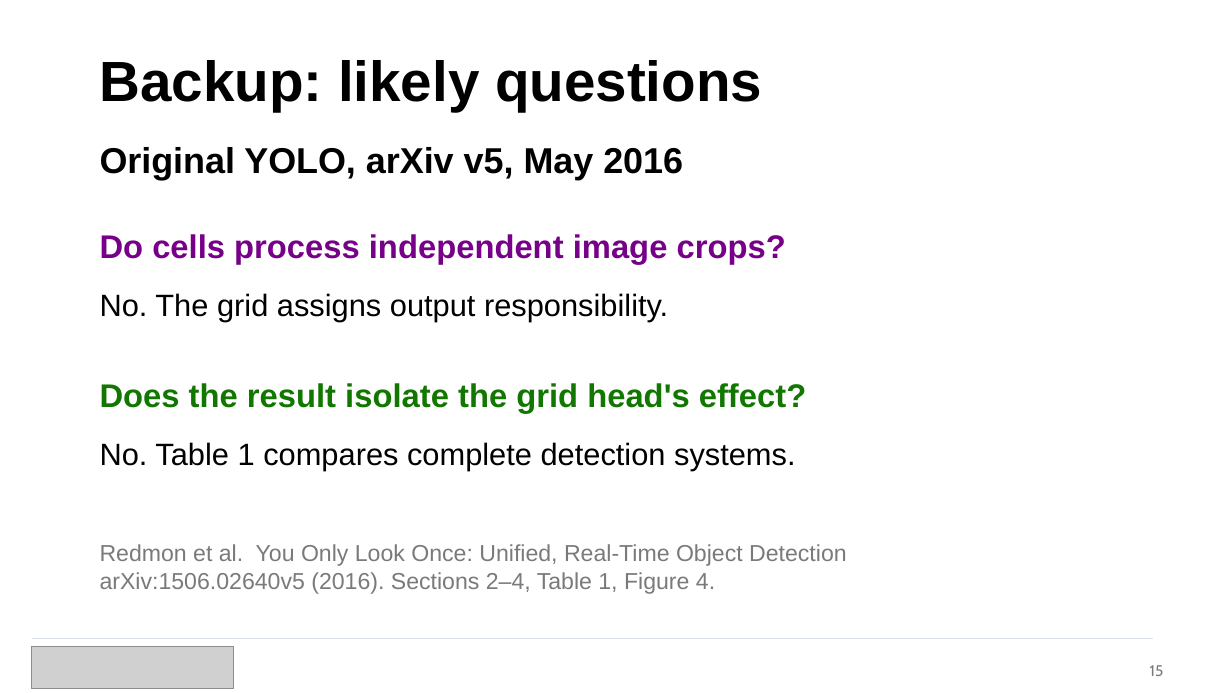
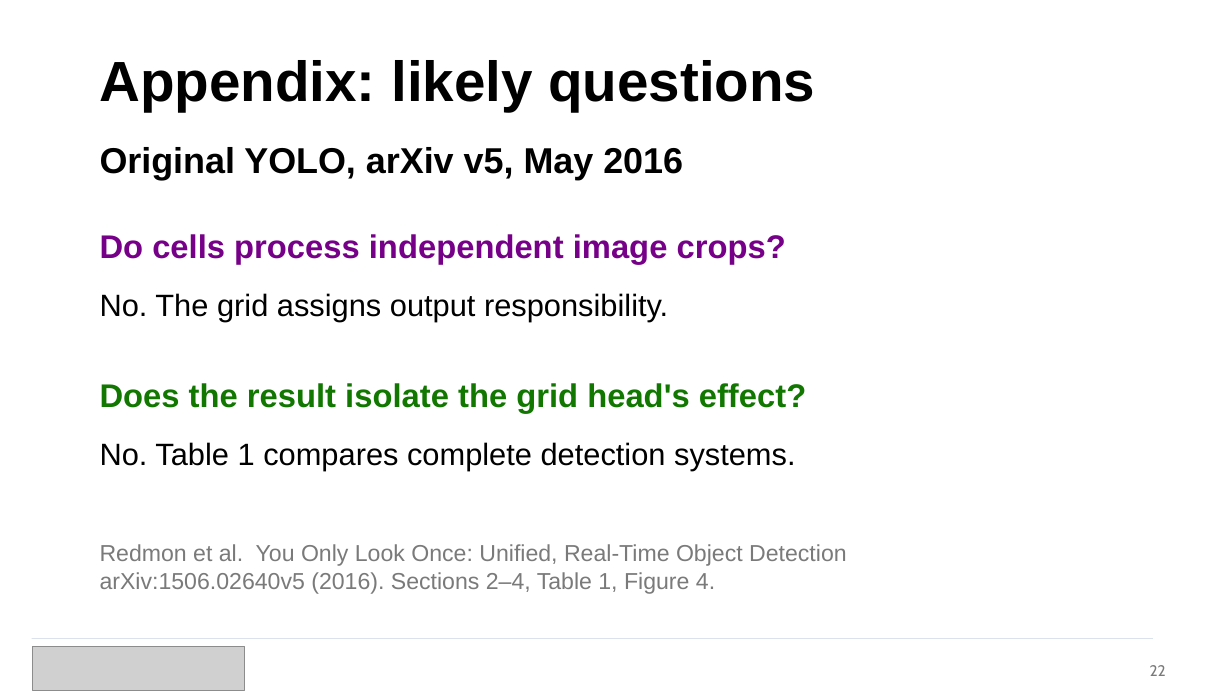
Before and after one commit to navrajkambo/EECE568_26-27, a slide deck: slide 22 of Paper Presentation/YOLO - UBC EECE 568.pptx (slide 15 before the commit). Drawn at 1232x693 pixels with LibreOffice and Linux fonts; fonts in the diff are those of the drawing; grey boxes stand for pictures. Boxes give left, top, right and bottom in pixels: in the first picture for what was removed or moved away, otherwise in the second. Text is boxed around its words. In the diff, an @@ line names an element or a change of style, - is before the commit and + after.

```diff
--- a/Paper Presentation/YOLO - UBC EECE 568.pptx
+++ b/Paper Presentation/YOLO - UBC EECE 568.pptx
@@ text at (100,60,815,111): text changed @@
-Backup: likely questions
+Appendix: likely questions
@@ picture: place and size @@
-picture at (31,647,234,689)
+picture at (32,646,245,690)
@@ text at (1150,665,1166,676): text changed @@
-15
+22
```
Also in this commit, not shown: 14 other slides changed, 7 slides added, 1 other file.
